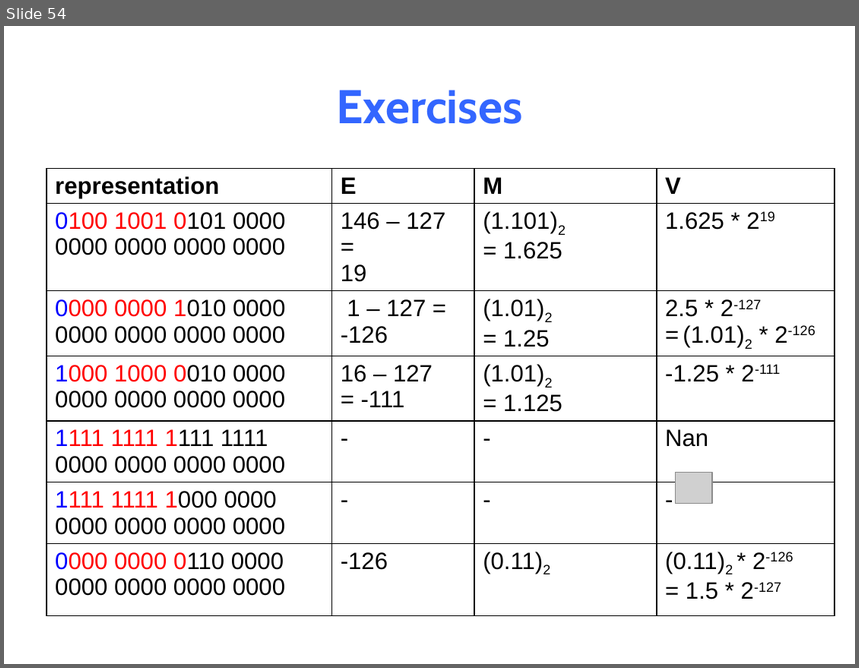
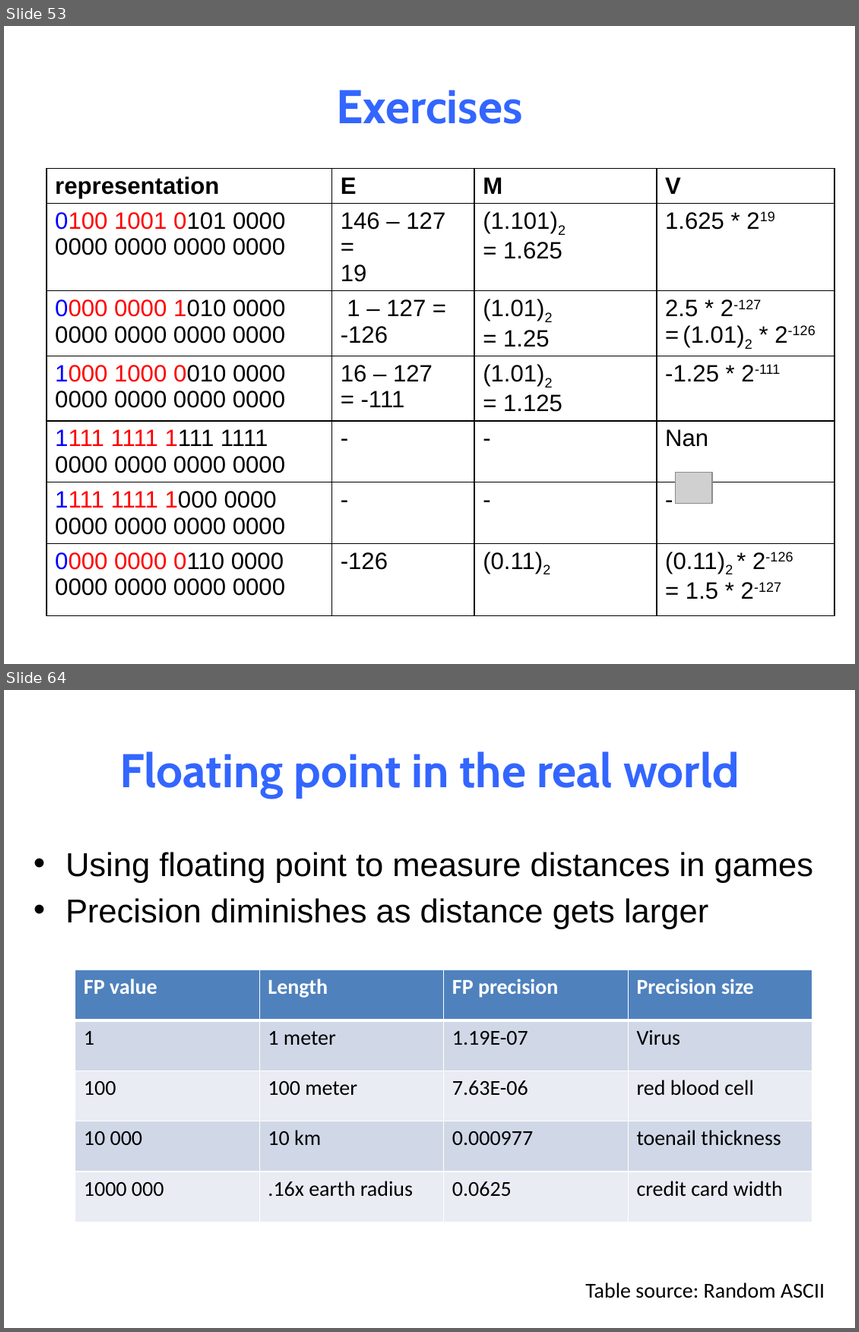
Before and after one commit to NYU-CSO/nyu-cso.github.io, a slide deck: notes/03-floats.pptx. Shown one above the other, each under a label of ours: slide 54 before the commit, slides 53 and 64 after it; the slides between them are not shown. The pictures are 859x668 and 859x1332 pixels, drawn with LibreOffice and Linux fonts; fonts in the diff are those of the drawing; grey boxes stand for pictures. Boxes give left, top, right and bottom in pixels: in the first picture for what was removed or moved away, otherwise in the second. Text is boxed around its words. In the diff, an @@ line names an element or a change of style, - is before the commit and + after.

```diff
--- a/notes/03-floats.pptx
+++ b/notes/03-floats.pptx
@@ slide 64 added at bbox=[4, 690, 855, 1328], background #FFFFFF @@
@@ title added at bbox=[120, 752, 739, 798], 40 pt, text #3366FF, bold @@
+Floating point in the real world
@@ text added at bbox=[66, 852, 814, 929], 28 pt, text #000000 @@
+• Using floating point to measure distances in games
+• Precision diminishes as distance gets larger
@@ table added at bbox=[75, 970, 814, 1222], 5 rows, 4 columns @@
+FP value | Length | FP precision | Precision size
+1 | 1 meter | 1.19E-07 | Virus
+100 | 100 meter | 7.63E-06 | red blood cell
+10 000 | 10 km | 0.000977 | toenail thickness
+1000 000 | .16x earth radius | 0.0625 | credit card width
@@ text added at bbox=[585, 1283, 825, 1299], 18 pt, text #000000 @@
+Table source: Random ASCII
@@ what was slide 54 is now slide 53 @@
```
Also in this commit, not shown: 3 slides changed, 11 other slides added, 19 slides removed, 1 other file.
